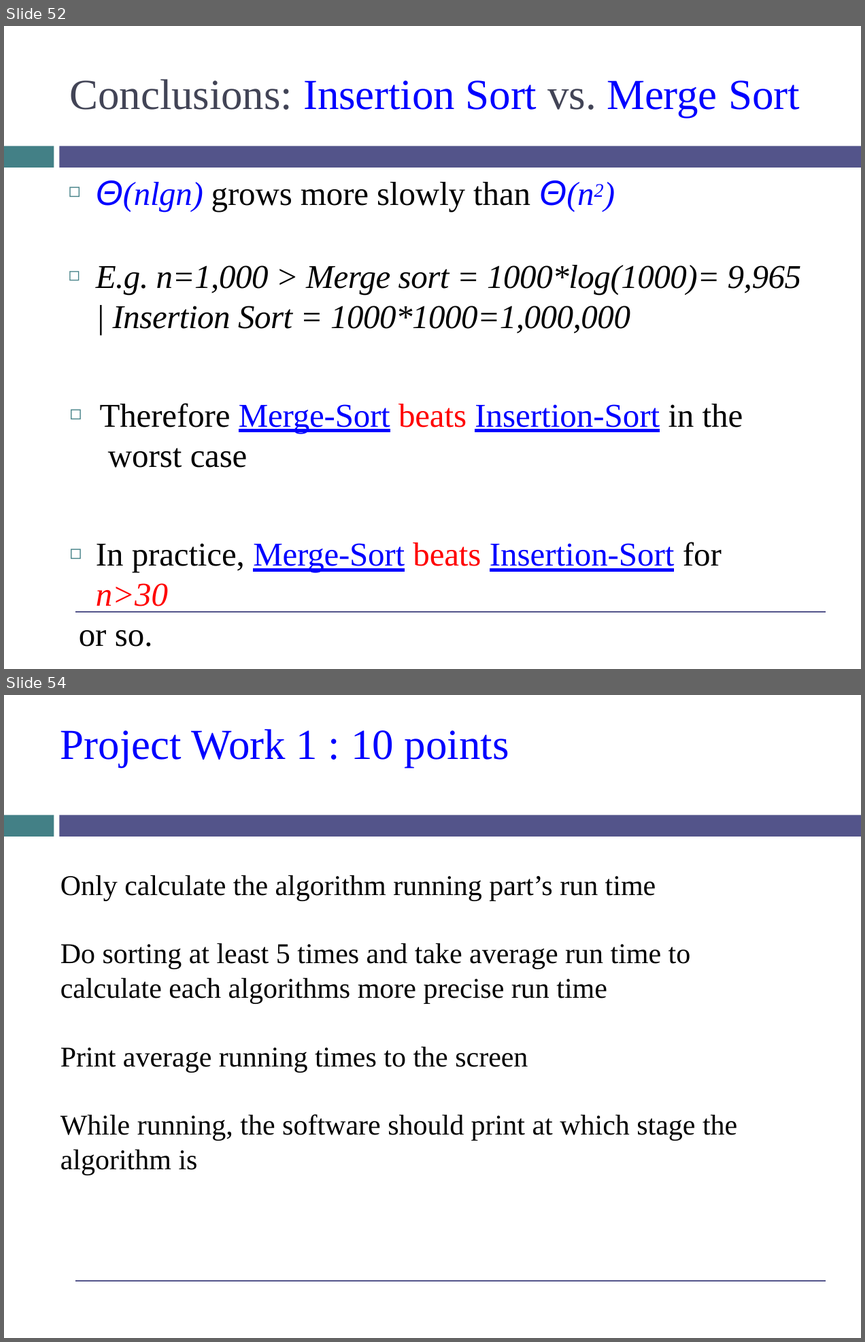
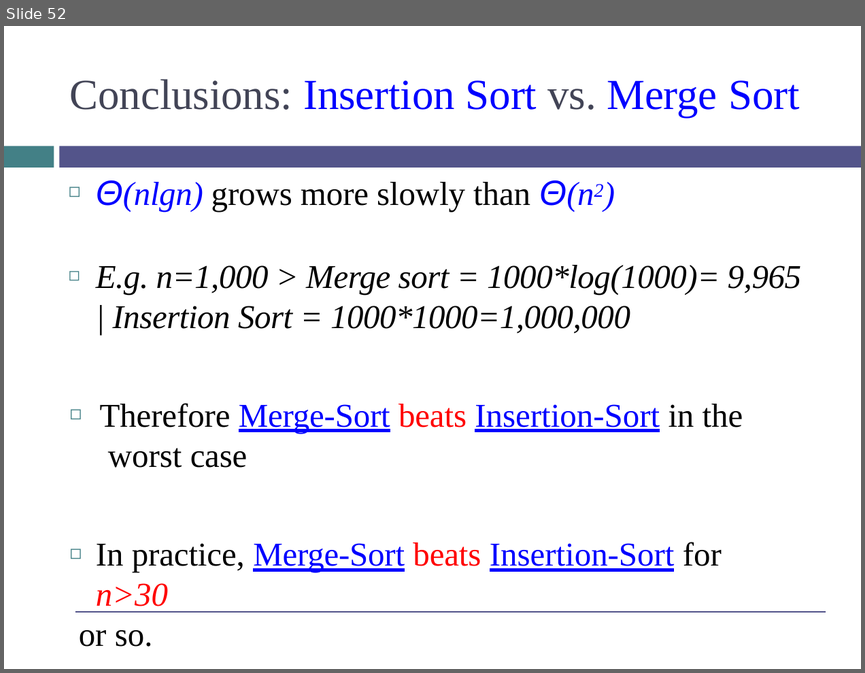
Before and after one commit to FurkanGozukara/Analysis-of-Algorithms-2019, a slide deck: Lecture Slides/01-Intro.pptx. Shown one above the other, each under a label of ours: slides 52 and 54 before the commit, slide 52 after it; the slides between them are not shown. The pictures are 865x1342 and 865x673 pixels, drawn with LibreOffice and Linux fonts; fonts in the diff are those of the drawing; background and template pictures are left out. Boxes give left, top, right and bottom in pixels: in the first picture for what was removed or moved away, otherwise in the second. Text is boxed around its words. In the diff, an @@ line names an element or a change of style, - is before the commit and + after.

```diff
--- a/Lecture Slides/01-Intro.pptx
+++ b/Lecture Slides/01-Intro.pptx
@@ slide 54 removed at (x1=4, y1=695, x2=861, y2=1338), background picture (left out); not listed: 3 template elements that a slide beside it also shows @@
@@ title removed at (x1=60, y1=729, x2=509, y2=767) @@
-Project Work 1 : 10 points
@@ text removed at (x1=60, y1=875, x2=737, y2=1175) @@
-Only calculate the algorithm running part’s run time
-Do sorting at least 5 times and take average run time to calculate each algorithms more precise run time
-Print average running times to the screen
-While running, the software should print at which stage the algorithm is
```
Also in this commit, not shown: 2 other slides removed, 2 other files.
